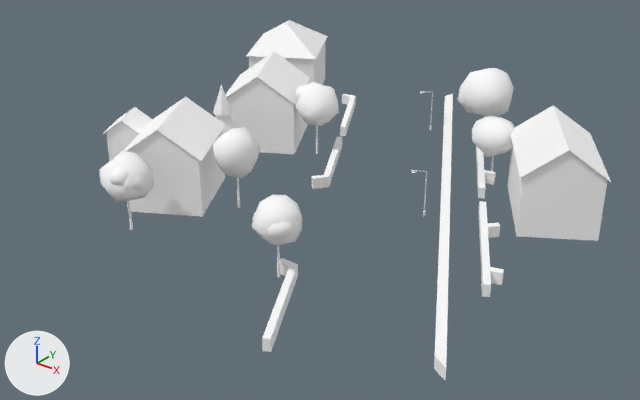
The glTF model cities/arlov-borggatan/pack/tiles/c0_1.glb, before and after one commit.
The view is the same before and after, from a 50 mm camera at (95.6, 10.4, 55.3) aimed at (32.5, 89.2, 6.4). Arrows for +X, +Y and +Z are at lower left; the lights stay in place. The picture after the commit comes second. Where no turn or scale is listed for an object, it has been applied to the vertices. Vertices at exactly the same position are counted once.

In view in the first picture: 'SM_Building_w208664689', 'SM_Building_w208664727', 'SM_Building_w208664732', 'SM_Building_w208664737', 'SM_Trees_0_1', 'SM_Wall_Hedge_0_1' and 1 more.
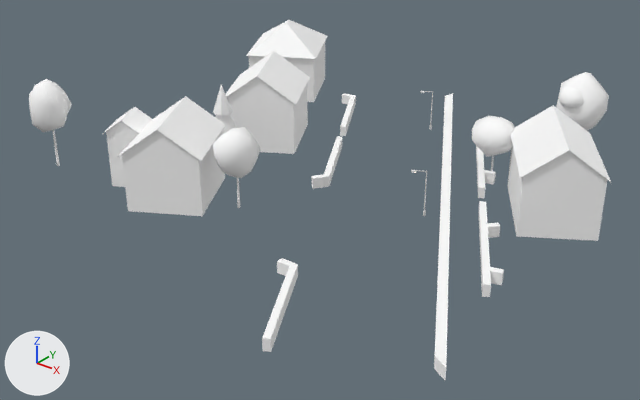
The newer file is also turned or shifted as a whole; pictures and numbers use the older file's frame.

Boxes (x1, y1, x2, y2) around the edits, measured in the pictures (640 x 400 px; the box of a moved part takes in the faces that stretch with it):
'SM_Trees_0_1', reshaped (39% wider, 35% shorter): before (99, 68, 515, 277); after (29, 72, 609, 208)
part 1 of me_sm_trees_0_1, moved or reshaped (not visible before): after (52, 130, 60, 166)
part 2 of me_sm_trees_0_1, moved or reshaped (not visible afterwards): before (316, 126, 318, 154)
part 3 of me_sm_trees_0_1, moved or reshaped (not visible afterwards): before (128, 201, 133, 230)
part 4 of me_sm_trees_0_1, added: after (29, 79, 72, 132)
part 5 of me_sm_trees_0_1, added: after (556, 72, 609, 131)
part 6 of me_sm_trees_0_1, added: after (559, 87, 584, 109)
part 7 of me_sm_trees_0_1, deleted: before (99, 68, 514, 277)

Patch to the scene script:
```diff
--- a/cities/arlov-borggatan/pack/tiles/c0_1.glb.py
+++ b/cities/arlov-borggatan/pack/tiles/c0_1.glb.py
@@ me_sm_trees_0_1 @@
 # used by ob_sm_trees_0_1; location = (33.5, 90.4, 13.93)
-me_sm_trees_0_1.from_pydata(...)  # 864 vertices, 1545 faces; spans x -17.8..17.8, y -26.6..26.6, z -5.8..5.8
+me_sm_trees_0_1.from_pydata(...)  # 588 vertices, 1041 faces; spans x -34.8..25.1, y -19.9..26.0, z -5.8..7.8
+# me_sm_trees_0_1 part 1: the loose piece of 12 vertices spanning x 8.4..8.8, y 22.5..22.8, z -5.7..-0.9 is moved by (-40.8, -40.2, 0.1)
+# me_sm_trees_0_1 part 2: the loose piece of 12 vertices spanning x -8.2..-7.9, y 6.8..7.1, z -5.7..-1.4 is scaled about its middle by (1.24, 1.25, 1.33), then moved by (29.7, 15.9, 0.6)
+# me_sm_trees_0_1 part 3: the loose piece of 12 vertices spanning x -10.9..-10.5, y -23.5..-23.2, z -5.8..-1.8 is scaled about its middle by (1.22, 1.22, 0.506), then moved by (-4.9, 20.2, -0.8)
+# me_sm_trees_0_1 part 4: a new loose piece of 42 vertices spanning x -34.7..-29.8, y -19.9..-14.9, z -0.7..6.2, in mat_m_leaf (white #ffffff)
+# me_sm_trees_0_1 part 5: a new loose piece of 42 vertices spanning x 18.7..25.1, y 19.9..26.0, z -0.2..7.8, in mat_m_leaf (white #ffffff)
+# me_sm_trees_0_1 part 6: a new loose piece of 42 vertices spanning x 19.3..23.3, y 19.0..22.8, z 3.2..6.3, in mat_m_leaf (white #ffffff)
+# me_sm_trees_0_1 part 7: 14 loose pieces with 528 vertices, spanning x -15.8..12.2, y -26.6..26.6, z -5.8..5.8, are deleted
+# other edits to the shape of me_sm_trees_0_1 do not show in these pictures
 me_sm_trees_0_1.materials.append(mat_m_bark_wood)
```
